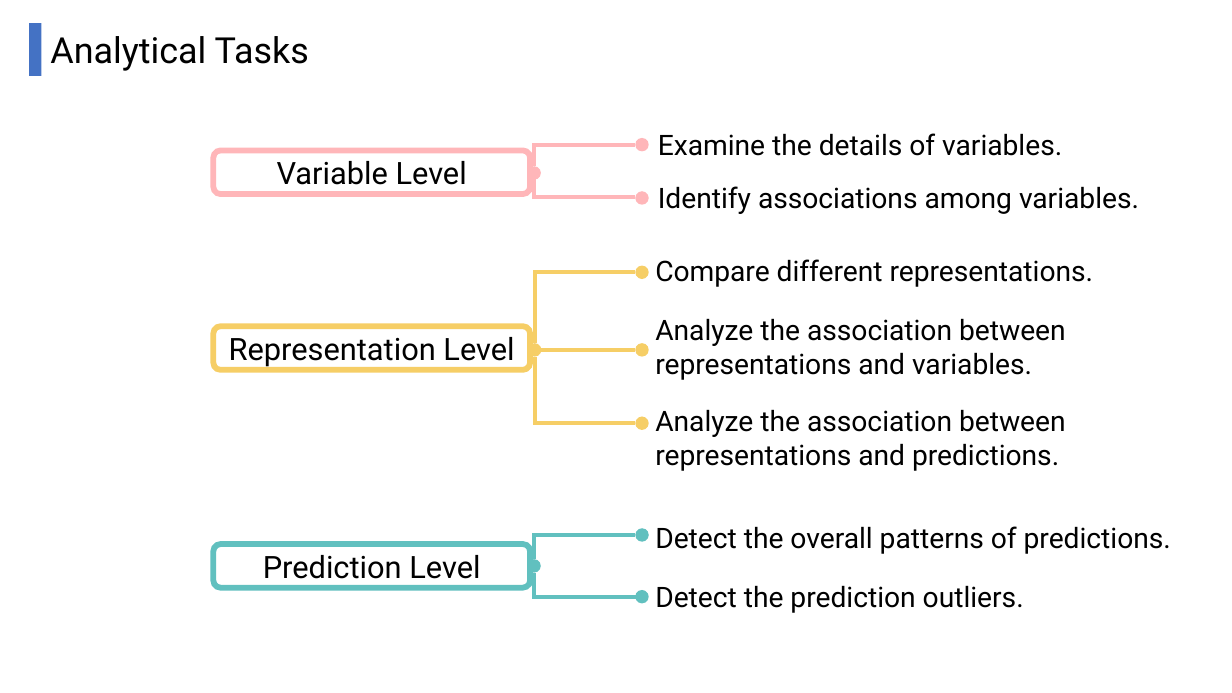
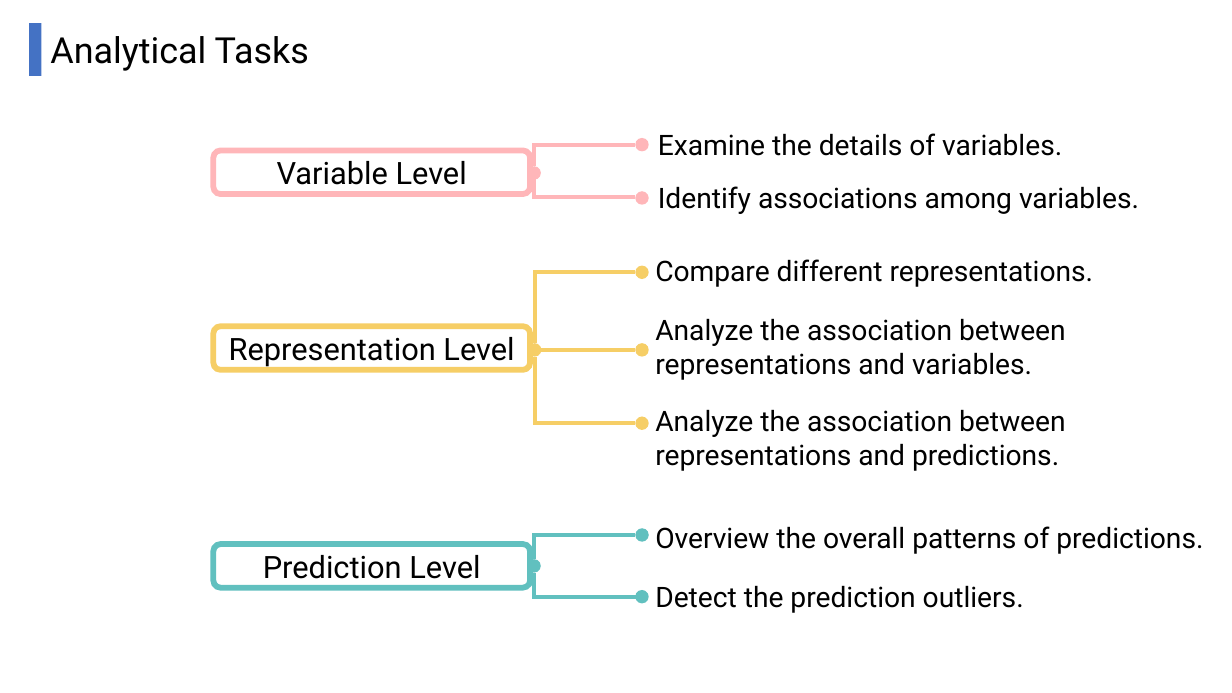
Before and after one commit to CatherineHao/Steerable-time-series-forecast, a slide deck: slide 5 of script(1).pptx. Drawn at 1232x693 pixels with LibreOffice and Linux fonts; fonts in the diff are those of the drawing. Boxes give left, top, right and bottom in pixels: in the first picture for what was removed or moved away, otherwise in the second. Text is boxed around its words. In the diff, an @@ line names an element or a change of style, - is before the commit and + after.

```diff
--- a/script(1).pptx
+++ b/script(1).pptx
@@ text at (x1=655, y1=526, x2=1203, y2=554): text changed @@
-Detect the overall patterns of predictions.
+Overview the overall patterns of predictions.
```
Also in this commit, not shown: 3 other files.
